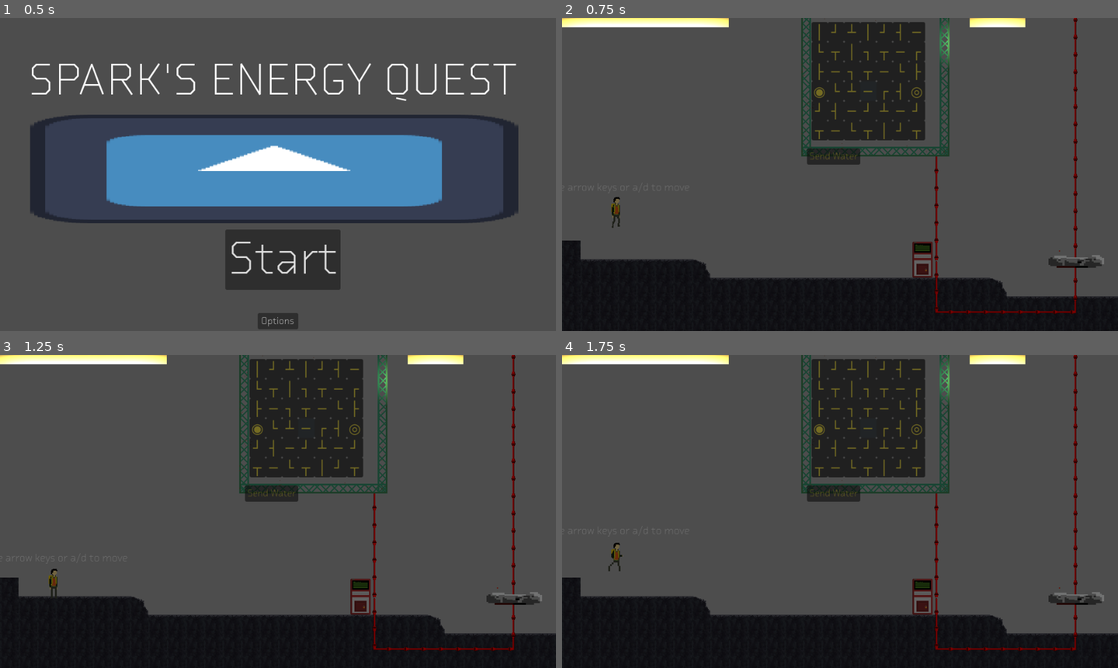
Above: before the commit, frames 1-4 (two rows, left to right).
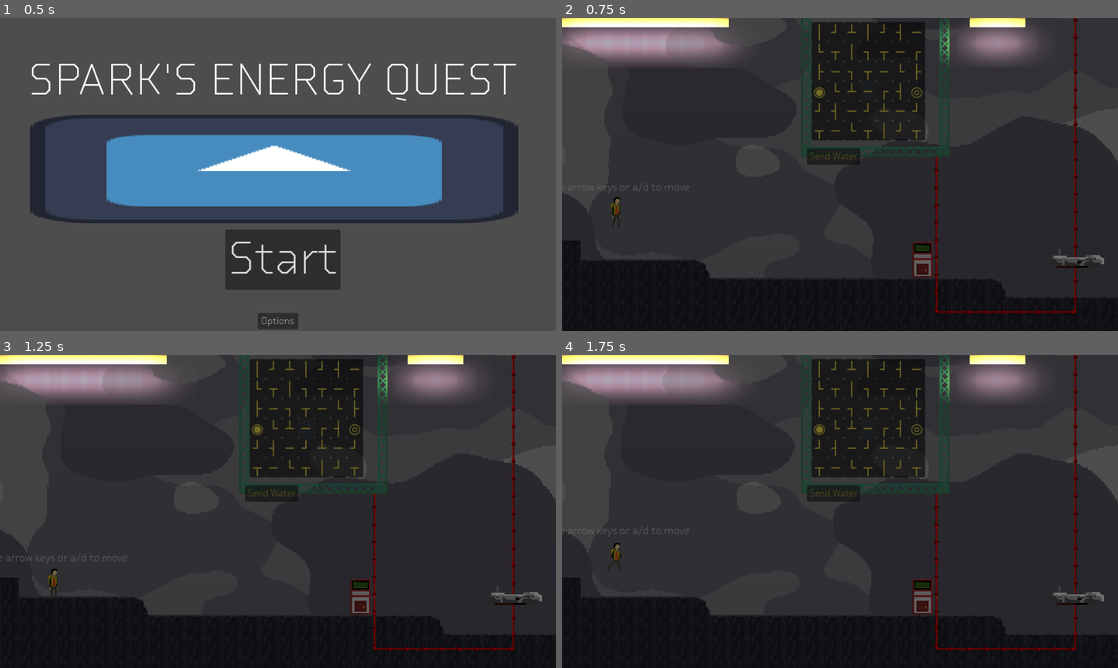
Above: after the commit, the same moments.

Repository: The-Spark-Industries/spark-energy
Game: Godot game, scene res://Master Scenes/titleScreen.tscn
Same seed, same stepped clock (60 frames per second), same inputs: the game is played once before the commit and once after it. The engine's default icon, where the game draws it, is replaced by a stand-in: a white triangle on a blue panel in a dark square.
Inputs:
- Up to frame 1 (0.5 s): no input
- Up to frame 2 (0.75 s): click "Start" at 0.5 s
- Up to frame 3 (1.25 s): no input
- Up to frame 4 (1.75 s): tap Enter (ui_accept) at 1.25 s; hold 2 (inventoryright) from 1.28 s (still down); hold E (e) from 1.28 s (still down); tap Space (jump) at 1.52 s; tap Q (q) at 1.55 s

Frame 1 is identical in both runs. In frame 2, 53% of the frame differs, in the area x 0-100%, y 0-89%; in frame 3, 53%; in frame 4, 53%.

Commit message:
Added background

Diff:
--- a/Master Scenes/level1.tscn
+++ b/Master Scenes/level1.tscn
@@ -604,6 +604,16 @@
 shader_parameter/layers = 2.0
 shader_parameter/vertical_fade = 0.4
 
+[sub_resource type="ShaderMaterial" id="ShaderMaterial_pwujj"]
+shader = ExtResource("28_8jiky")
+shader_parameter/fog_color = Color(0.12, 0.1, 0.18, 0.6)
+shader_parameter/speed = 0.1
+shader_parameter/scale = 8.0
+shader_parameter/pixel_size = 2.0
+shader_parameter/cutoff = 0.45
+shader_parameter/layers = 3.0
+shader_parameter/vertical_fade = 0.3
+
 [sub_resource type="TileSetAtlasSource" id="TileSetAtlasSource_ahjvc"]
 texture = ExtResource("31_es5gu")
 texture_region_size = Vector2i(32, 32)
@@ -1001,6 +1011,13 @@
 offset_bottom = 4.0
 metadata/_edit_use_anchors_ = true
 
+[node name="ColorRect2" type="ColorRect" parent="platform10" unique_id=802580586]
+offset_left = -138.0
+offset_top = -36.0
+offset_right = 142.0
+offset_bottom = 4.0
+metadata/_edit_use_anchors_ = true
+
 [node name="CollisionShape2D" type="CollisionShape2D" parent="platform10" unique_id=890765373]
 position = Vector2(-1, -17.337524)
 scale = Vector2(0.068, 0.33)
@@ -2408,7 +2425,7 @@
 position = Vector2(1527, -194.00002)
 scale = Vector2(0.84, 0.69)
 
-[node name="Level4" type="TileMapLayer" parent="." unique_id=108871068]
+[node name="TileMapLevel4" type="TileMapLayer" parent="." unique_id=108871068]
 position = Vector2(5500, -260)
 tile_map_data = PackedByteArray("AAAAAP//AgAAAAAAAQABAP//AgAAAAAAAQACAP//AgAAAAAAAQADAP//AgAAAAAAAQAEAP//AgAAAAAAAQAFAP …(10240 unchanged characters)…
 tile_set = SubResource("TileSet_8jiky")
@@ -2471,6 +2488,15 @@
 position = Vector2(550.5, -396)
 scale = Vector2(1.146875, 1.0222222)
 texture = ExtResource("24_52obs")
+
+[node name="ColorRect3" type="ColorRect" parent="Backgrounds" unique_id=1796013534]
+z_index = -3
+material = SubResource("ShaderMaterial_pwujj")
+offset_left = -4513.0
+offset_top = -2009.0
+offset_right = -1358.0
+offset_bottom = -196.0
+color = Color(0.4178962, 0.4178962, 0.4178962, 1)
 
 [node name="Lilypad" parent="." unique_id=1953926831 instance=ExtResource("30_bmo44")]
 z_index = 1
@@ -3075,7 +3101,7 @@
 offset_right = -2997.0
 offset_bottom = -548.0
 
-[node name="Level3" type="TileMapLayer" parent="." unique_id=1433439392]
+[node name="TilemapLevel3" type="TileMapLayer" parent="." unique_id=1433439392]
 z_index = 1
 position = Vector2(-2453, -260)
 tile_map_data = PackedByteArray("AADh//n/AQAFAAgAAADh//f/AQAFAAgAAADh//b/AQAFAAgAAADh//X/AQAFAAgAAADh//T/AQAFAAgAAADh// …(22592 unchanged characters)…
